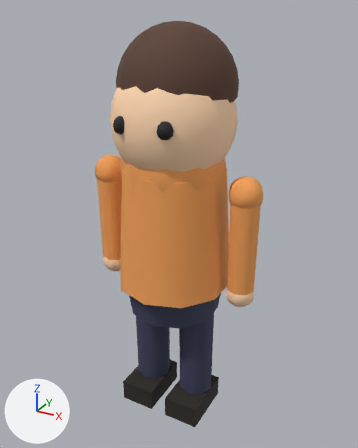
Renders of the glTF model public/assets/models/characters/blocklife_person.glb from each side of a commit.
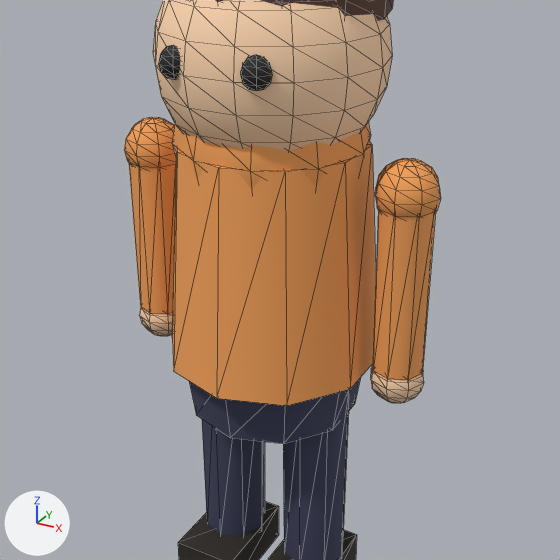
Old and new are each drawn whole from a 50 mm camera at (1.145, -2.027, 2.113) aimed at (0.007, 0.042, 1.079) and again close up on the part from 8% to 91% of the width and 20% to 87% of the height. Every picture has the same lights, and +X, +Y and +Z are marked at lower left. The older version's two pictures come first. The close-ups show mesh edges as thin lines.

Names of what the first close-up shows: 'person_eyes', 'person_hair', 'person_pants', 'person_shirt', 'person_shoes', 'person_skin'.
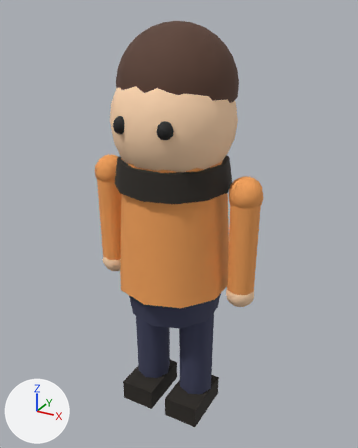
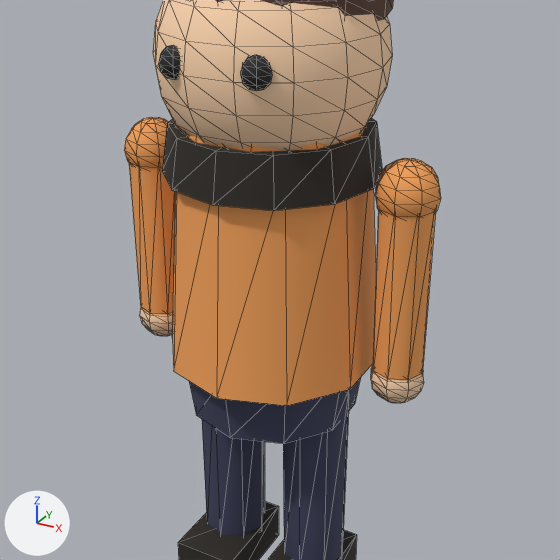
What the commit changed:
Material 'accessory' (mat_accessory) is new.
Its base color is (0.0242, 0.0194, 0.0144) (black #2b2620).
Its roughness is 0.85.
Mesh me_mesh_5_1 is new.
It has 28 vertices, 48 faces and spans x -0.29..0.29, y -0.29..0.29, z 1.315..1.445.
It uses material mat_accessory (black #2b2620).
Object 'person_accessory' (ob_person_accessory) is new; it shows me_mesh_5_1.
Its location is (0.0, 0.0, 0.0).

Where the change shows, as pixel boxes [x1, y1, x2, y2] in the close-ups (560 x 560 px):
'person_accessory', added (black): after [162, 118, 382, 211]
